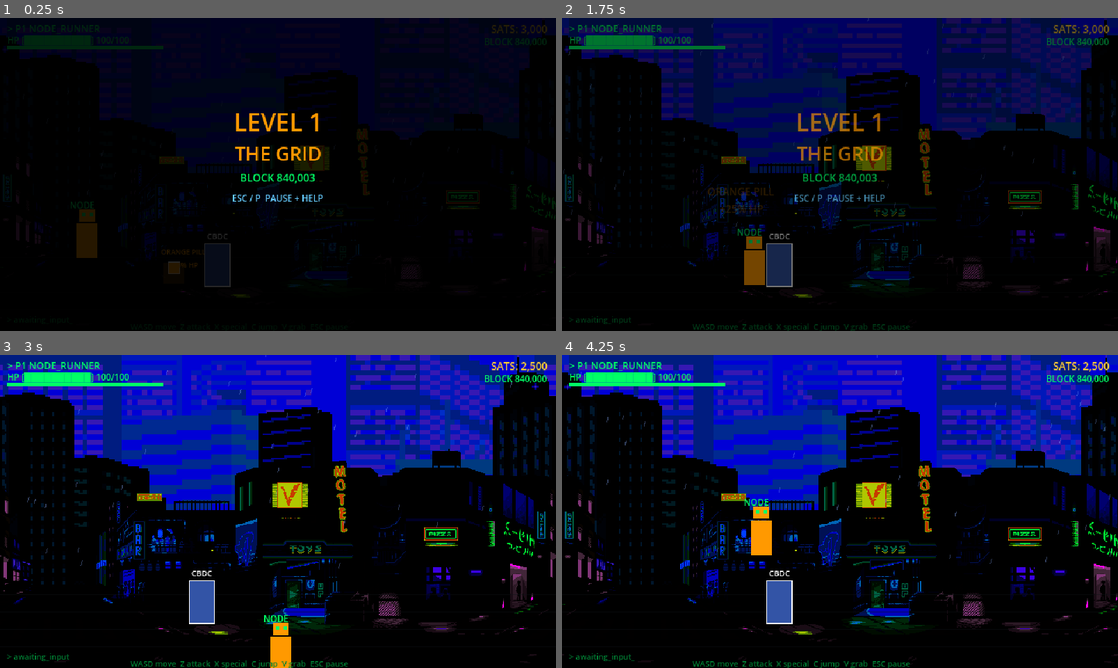
Above: before the commit, frames 1-4 (two rows, left to right).
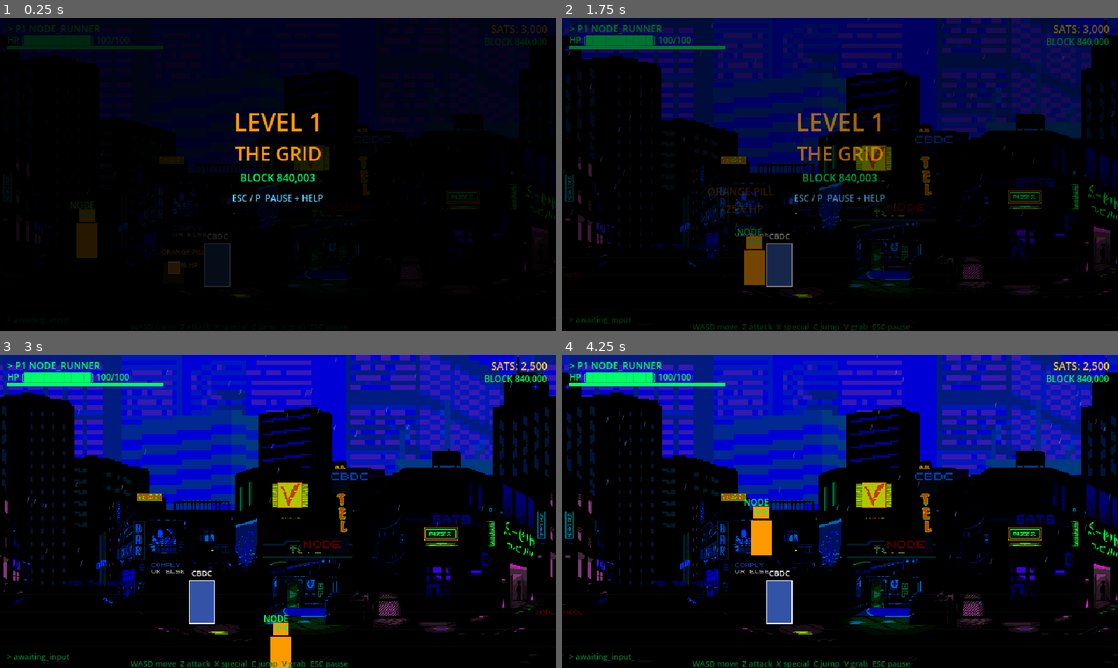
Above: after the commit, the same moments.

Repository: satsdisco/the-last-node-godot
Game: Godot game, scene res://scenes/levels/test_arena.tscn
The game is run twice, just before and just after one commit, with the same random seed, the same clock (stepped at 60 frames per second) and the same inputs.
Inputs:
- Up to frame 1 (0.25 s): no input
- Up to frame 2 (1.75 s): tap Enter at 0.5 s; hold D (move_right) 0.53-1.28 s; tap Z (attack) at 0.6 s; tap C (jump) at 0.77, 1.52 s; hold S (move_down) from 1.28 s (still down); tap V (grab) at 1.35 s
- Up to frame 3 (3 s): release S (move_down) at 2.03 s; hold D (move_right) 2.03-2.78 s; tap X (special) at 2.1 s; hold W (move_up) from 2.78 s (still down); tap Enter at 2.85 s
- Up to frame 4 (4.25 s): tap C (jump) at 3.02, 3.77 s; release W (move_up) at 3.53 s; hold A (move_left) from 3.53 s (still down); tap Keypad Enter at 3.6 s

The runs differ from the first frame. In frame 1, 0.1% of the frame differs, in the area x 33-74%, y 36-69%; in frame 2, 0.6%; in frame 3, 0.7%; in frame 4, 0.7%, in the area x 0-95%, y 36-83%.

Commit message:
Bitcoin-themed foreground — SATS, CBDC, NODE, COMPLY OR ELSE
Used Aseprite Lua scripting to edit the Synth Cities foreground:

Sign changes:
- PIZZA → SATS (Bitcoin orange)
- MOTEL → CBDC (warning red)
- TOYS → NODE (terminal green)

Added Bitcoin culture:
- Large orange ₿ graffiti on left wall
- "21M" tag on right wall
- "HODL" small tag in green
- "FIX THE MONEY" in orange
- "COMPLY OR ELSE" propaganda poster (red on dark)
- 5 surveillance cameras with red blinking lights on buildings

Nighttime palette applied on top — dark sky, neon signs glow.

Co-Authored-By: Claude Opus 4.6 (1M context) <noreply@anthropic.com>

Diff:
--- a/scripts/test_arena.gd
+++ b/scripts/test_arena.gd
@@ -24,7 +24,7 @@
 	# Layer 3: Foreground buildings — positioned so the street in the art
 	# IS the walkable ground. Bottom of image at y=360 (screen bottom),
 	# characters walk on the street area within the image.
-	_add_parallax_layer("res://assets/backgrounds/synth_foreground_empty.png", -60, 0.6, 360)
+	_add_parallax_layer("res://assets/backgrounds/synth_foreground_themed.png", -60, 0.6, 360)
 
 	# No separate floor rect — the foreground image IS the ground.
 	# Just a subtle darkening strip at the very bottom for depth
Binary file added: assets/backgrounds/synth_foreground_themed.png
